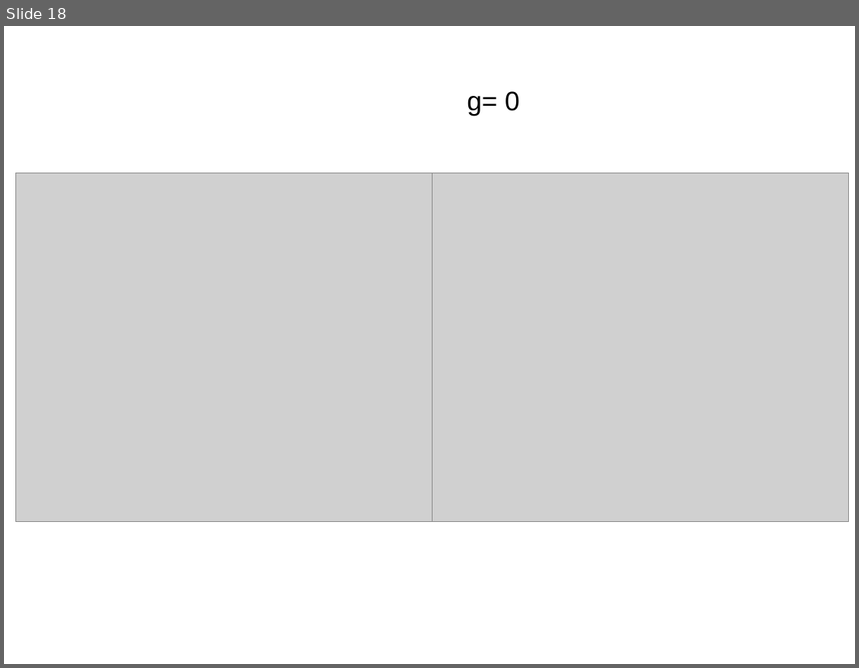
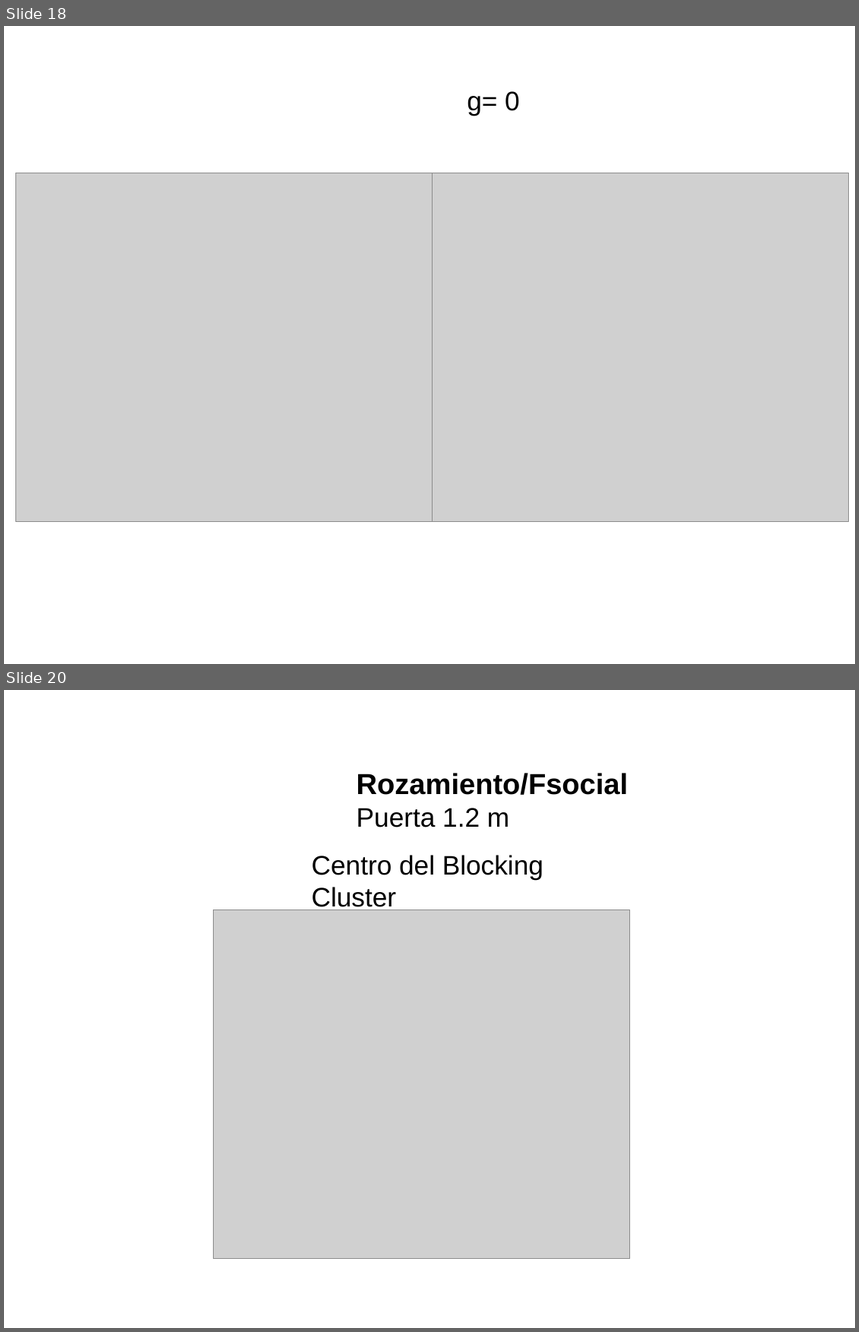
Before and after one commit to ignaciosticco/super_ath, a slide deck: present_superath1.odp. Shown one above the other, each under a label of ours: slide 18 before the commit, slides 18 and 20 after it; the slides between them are not shown. The pictures are 859x668 and 859x1332 pixels, drawn with LibreOffice and Linux fonts; fonts in the diff are those of the drawing; grey boxes stand for pictures. Boxes give left, top, right and bottom in pixels: in the first picture for what was removed or moved away, otherwise in the second. Text is boxed around its words. In the diff, an @@ line names an element or a change of style, - is before the commit and + after.

```diff
--- a/present_superath1.odp
+++ b/present_superath1.odp
@@ slide 20 added at box(4, 690, 855, 1328), background #FFFFFF @@
@@ text added at box(357, 773, 628, 828), 27 pt, text #000000, bold @@
+Rozamiento/Fsocial
+Puerta 1.2 m
@@ text added at box(312, 855, 544, 912), 25 pt, text #000000 @@
+Centro del Blocking Cluster
@@ picture added at box(213, 910, 630, 1259) @@
```
Also in this commit, not shown: 5 slides changed, 24 other files.
